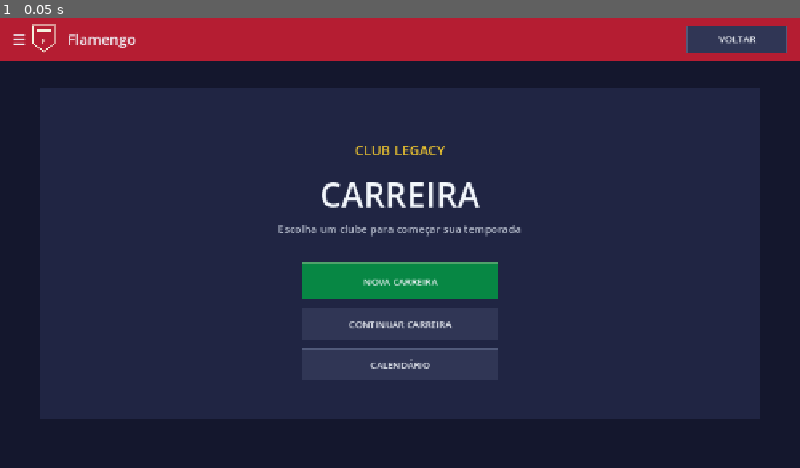
Above: before the commit, frame 1.
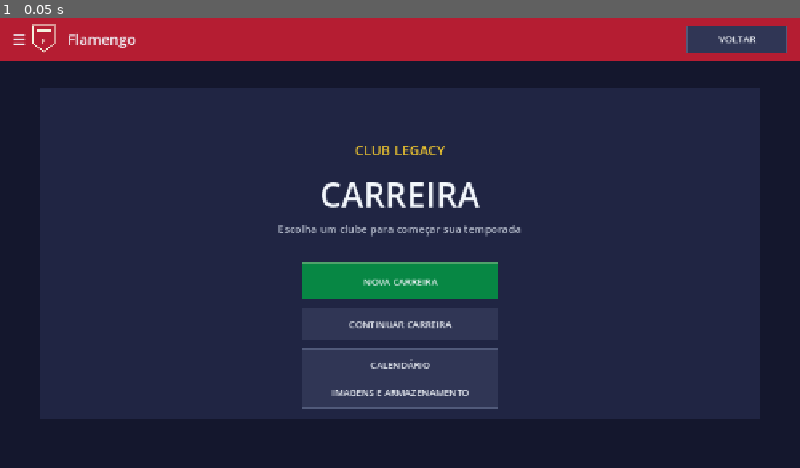
Above: after the commit, the same moment.

Repository: TeteuzinBr/Club-Legacy
Game: Godot game, scene res://Main.tscn
Two runs of this game, one before a commit and one after it. Both use one fixed random seed, a clock stepped at 60 frames per second and the inputs below.
Inputs:
- Up to frame 1 (0.05 s): no input

The runs differ from the first frame. In frame 1, 0.3% of the frame differs, in the area x 37-63%, y 82-87%.

Commit message:
Adicionar controle de download de imagens

Diff:
--- a/scripts/game.gd
+++ b/scripts/game.gd
@@ -112,6 +112,9 @@
 var active_asset_request: Dictionary = {}
 var asset_textures: Dictionary = {}
 var asset_requests_started: Dictionary = {}
+var asset_download_total := 0
+var asset_download_success := 0
+var asset_download_failures := 0
 
 func _ready() -> void:
 	rng.randomize()
@@ -202,6 +205,11 @@
 			if Rect2(484, 370, 312, 58).has_point(pos): screen = "select"
 			elif Rect2(484, 443, 312, 50).has_point(pos): _ensure_demo_career(); screen = "career"
 			elif Rect2(484, 508, 312, 50).has_point(pos): _ensure_demo_career(); screen = "calendar"
+			elif Rect2(484, 574, 312, 50).has_point(pos): screen = "assets"
+		"assets":
+			if Rect2(1124, 13, 136, 44).has_point(pos): screen = "home"
+			elif Rect2(384, 330, 512, 58).has_point(pos): _download_all_assets()
+			elif Rect2(384, 406, 512, 58).has_point(pos): _remove_cached_crests()
 		"select":
 			if Rect2(1120, 12, 132, 44).has_point(pos): _new_career()
 			elif Rect2(0, 0, 70, 68).has_point(pos): screen = "home"
@@ -902,6 +910,7 @@
 	draw_rect(Rect2(0, 0, W, H), BG, true)
 	match screen:
 		"home": _draw_home()
+		"assets": _draw_assets()
 		"select": _draw_select()
 		"squad": _draw_squad()
 		"career": _draw_career()
@@ -925,7 +934,7 @@
 	draw_rect(rect, Color("4fa26b") if active else Color("515a7a"), false, 1.0)
 	_label(text, rect.position.x + 10, rect.position.y + rect.size.y * 0.62, 15, TEXT, rect.size.x - 20, HORIZONTAL_ALIGNMENT_CENTER)
 
-func _remote_asset_texture(cache_key: String, url: String) -> Texture2D:
+func _cached_asset_texture(cache_key: String) -> Texture2D:
 	if asset_textures.has(cache_key): return asset_textures[cache_key] as Texture2D
 	var cache_path := "user://asset-cache/%s.svg" % cache_key
 	if FileAccess.file_exists(cache_path):
@@ -934,13 +943,80 @@
 		if cached_image.load_svg_from_string(cached_bytes.get_string_from_utf8()) == OK:
 			var cached_texture := ImageTexture.create_from_image(cached_image)
 			asset_textures[cache_key] = cached_texture
-			if not asset_requests_started.has(cache_key): _queue_asset_download(cache_key, url)
 			return cached_texture
-	if not asset_requests_started.has(cache_key): _queue_asset_download(cache_key, url)
 	return null
+
+func _download_all_assets() -> void:
+	if not active_asset_request.is_empty() or not asset_queue.is_empty(): return
+	asset_requests_started.clear()
+	asset_download_success = 0
+	asset_download_failures = 0
+	asset_queue.clear()
+	for league in LEAGUES:
+		var folder: String = str(league["folder"])
+		var flag_code: String = str(league["flag"])
+		_queue_asset_download("flags/4x3/%s" % flag_code, "https://raw.githubusercontent.com/lipis/flag-icons/refs/heads/main/flags/4x3/%s.svg" % flag_code)
+		for team in league["teams"]:
+			var file_name := _logo_file_name(str(team))
+			var key := "logos/%s/%s" % [folder, file_name]
+			var url := "https://raw.githubusercontent.com/JoseArroyave/football-logos/refs/heads/main/logos/%s/%s.svg" % [folder, file_name.uri_encode()]
+			_queue_asset_download(key, url)
+	asset_download_total = asset_queue.size() + (1 if not active_asset_request.is_empty() else 0)
+	if asset_download_total == 0: asset_download_total = asset_download_success + asset_download_failures
+
+func _remove_cached_crests() -> void:
+	var flags_left: Array[Dictionary] = []
+	for item in asset_queue:
+		if not str(item.get("key", "")).begins_with("logos/"): flags_left.append(item)
+	asset_queue = flags_left
+	if not active_asset_request.is_empty() and str(active_asset_request.get("key", "")).begins_with("logos/"):
+		active_asset_request["discard"] = true
+	for key in asset_textures.keys():
+		if str(key).begins_with("logos/"): asset_textures.erase(key)
+	for key in asset_requests_started.keys():
+		if str(key).begins_with("logos/"): asset_requests_started.erase(key)
+	var logo_cache_path := "user://asset-cache/logos"
+	_remove_cached_directory(logo_cache_path)
+	asset_download_total = asset_queue.size() + (1 if not active_asset_request.is_empty() and not bool(active_asset_request.get("discard", false)) else 0)
+	asset_download_success = 0
+	asset_download_failures = 0
+	queue_redraw()
+
+func _remove_cached_directory(path: String) -> void:
+	var directory := DirAccess.open(path)
+	if directory == null: return
+	directory.list_dir_begin()
+	var entry := directory.get_next()
+	while entry != "":
+		if entry != "." and entry != "..":
+			var child_path := path.path_join(entry)
+			if directory.current_is_dir(): _remove_cached_directory(child_path)
+			else: directory.remove(entry)
+		entry = directory.get_next()
+	directory.list_dir_end()
+	DirAccess.remove_absolute(ProjectSettings.globalize_path(path))
+
+func _logo_file_name(team: String) -> String:
+	var aliases := {
+		"Atlético-MG":"Atlético_Mineiro", "São Paulo":"São_Paulo", "Santos":"Santos_FC", "Grêmio":"Grêmio", "Internacional":"Internacional",
+		"Liverpool":"Liverpool_FC", "Manchester City":"Manchester_City", "Manchester United":"Manchester_United", "Newcastle":"Newcastle_United",
+		"Atlético de Madrid":"Atletico_Madrid", "Real Madrid":"Real_Madrid", "Real Sociedad":"Real_Sociedad", "Athletic Club":"Athletic_Club_Bilbao",
+		"Milan":"Milan", "Inter":"Inter", "Roma":"AS_Roma", "Porto":"FC_Porto", "Sporting CP":"Sporting_CP", "Vitória SC":"Vitória_de_Guimarães",
+		"Braga":"SC_Braga", "Famalicão":"Famalicao", "PSV":"PSV_Eindhoven", "Utrecht":"FC_Utrecht", "Heerenveen":"sc_Heerenveen", "AZ Alkmaar":"AZ_Alkmaar", "Sparta Rotterdam":"Sparta_Rotterdam",
+		"Boca Juniors":"Boca_Juniors", "River Plate":"River_Plate", "Racing Club":"Racing_Club", "Independiente":"Independiente", "Estudiantes":"Estudiantes_de_La_Plata", "Lanús":"Lanús", "San Lorenzo":"San_Lorenzo_de_Almagro",
+		"Inter Miami":"Inter_Miami_CF", "LA Galaxy":"Los_Angeles_Galaxy", "LAFC":"Los_Angeles_Football_Club", "Seattle Sounders":"Seattle_Sounders_FC",
+		"New York City":"New_York_City_Football_Club", "Portland Timbers":"Portland_Timbers", "Yokohama F. Marinos":"Yokohama_F._Marinos",
+		"Kashima Antlers":"Kashima_Antlers", "Urawa Reds":"Urawa_Reds", "Kawasaki Frontale":"Kawasaki_Frontale",
+		"Gamba Osaka":"Gamba_Osaka", "Cerezo Osaka":"Cerezo_Osaka", "Vissel Kobe":"Vissel_Kobe", "FC Tokyo":"FC_Tokyo",
+		"América":"Club_America", "Guadalajara":"CD_Guadalajara", "Cruz Azul":"Cruz_Azul", "Tigres":"Tigres_UANL", "Pumas":"UNAM_Pumas"
+	}
+	return str(aliases.get(team, team.replace(" ", "_")))
 
 func _queue_asset_download(cache_key: String, url: String) -> void:
 	asset_requests_started[cache_key] = true
+	if not active_asset_request.is_empty() or not asset_queue.is_empty():
+		asset_queue.append({"key":cache_key, "url":url})
+		return
 	asset_queue.append({"key":cache_key, "url":url})
 	_start_next_asset_download()
 
@@ -949,22 +1025,27 @@
 	active_asset_request = asset_queue.pop_front()
 	var error: Error = asset_http.request(str(active_asset_request["url"]))
 	if error != OK:
+		asset_download_failures += 1
 		active_asset_request = {}
 		_start_next_asset_download()
 
 func _on_asset_download_completed(_result: int, response_code: int, _headers: PackedStringArray, body: PackedByteArray) -> void:
-	if response_code == 200 and not active_asset_request.is_empty():
-		var image := Image.new()
-		if image.load_svg_from_string(body.get_string_from_utf8()) == OK:
-			var key: String = str(active_asset_request["key"])
-			asset_textures[key] = ImageTexture.create_from_image(image)
-			var cache_path := "user://asset-cache/%s.svg" % key
-			var absolute_dir := ProjectSettings.globalize_path(cache_path.get_base_dir())
-			DirAccess.make_dir_recursive_absolute(absolute_dir)
-			var cache_file := FileAccess.open(cache_path, FileAccess.WRITE)
-			if cache_file != null: cache_file.store_buffer(body)
-			queue_redraw()
+	if not active_asset_request.is_empty() and not bool(active_asset_request.get("discard", false)):
+		if response_code == 200:
+			var image := Image.new()
+			if image.load_svg_from_string(body.get_string_from_utf8()) == OK:
+				var key: String = str(active_asset_request["key"])
+				asset_textures[key] = ImageTexture.create_from_image(image)
+				var cache_path := "user://asset-cache/%s.svg" % key
+				var absolute_dir := ProjectSettings.globalize_path(cache_path.get_base_dir())
+				DirAccess.make_dir_recursive_absolute(absolute_dir)
+				var cache_file := FileAccess.open(cache_path, FileAccess.WRITE)
+				if cache_file != null: cache_file.store_buffer(body)
+				asset_download_success += 1
+			else: asset_download_failures += 1
+		else: asset_download_failures += 1
 	active_asset_request = {}
+	queue_redraw()
 	_start_next_asset_download()
 
 func _topbar(title: String, sub: String = "") -> void:
@@ -1057,6 +1138,26 @@
 	_button(Rect2(484, 392, 312, 58), "NOVA CARREIRA", true)
 	_button(Rect2(484, 465, 312, 50), "CONTINUAR CARREIRA")
 	_button(Rect2(484, 530, 312, 50), "CALENDÁRIO")
+	_button(Rect2(484, 574, 312, 50), "IMAGENS E ARMAZENAMENTO")
+
+func _draw_assets() -> void:
+	draw_rect(Rect2(0, 0, W, H), WSC_NAVY, true)
+	_topbar("IMAGENS E ARMAZENAMENTO", "BAIXE OU REMOVA ARQUIVOS DO JOGO")
+	_panel(Rect2(220, 130, 840, 500), Color("202543"))
+	_label("Bandeiras e escudos", 0, 205, 30, TEXT, W, HORIZONTAL_ALIGNMENT_CENTER)
+	_label("Baixe as imagens quando quiser. Elas ficam salvas neste aparelho.", 0, 246, 17, Color("bac1d0"), W, HORIZONTAL_ALIGNMENT_CENTER)
+	_label("Sem download, o jogo mostra versões simples que ocupam menos espaço.", 0, 274, 15, Color("bac1d0"), W, HORIZONTAL_ALIGNMENT_CENTER)
+	var is_downloading := not active_asset_request.is_empty() or not asset_queue.is_empty()
+	_button(Rect2(384, 330, 512, 58), "BAIXAR / ATUALIZAR ESCUDOS E BANDEIRAS", not is_downloading)
+	_button(Rect2(384, 406, 512, 58), "REMOVER ESCUDOS BAIXADOS")
+	if is_downloading:
+		var completed := asset_download_success + asset_download_failures
+		_label("Baixando imagens: %d de %d  •  %d falhas" % [completed, asset_download_total, asset_download_failures], 0, 510, 16, WSC_GOLD, W, HORIZONTAL_ALIGNMENT_CENTER)
+	elif asset_download_total > 0:
+		_label("Download concluído: %d imagens salvas  •  %d falhas" % [asset_download_success, asset_download_failures], 0, 510, 16, WSC_GOLD, W, HORIZONTAL_ALIGNMENT_CENTER)
+	else:
+		_label("Remover escudos preserva as bandeiras baixadas.", 0, 510, 16, MUTED, W, HORIZONTAL_ALIGNMENT_CENTER)
+	_label("Os escudos são baixados para os clubes disponíveis no jogo.", 0, 546, 13, MUTED, W, HORIZONTAL_ALIGNMENT_CENTER)
 
 func _draw_select() -> void:
 	draw_rect(Rect2(0, 0, W, H), Color("e8e9ec"), true)
@@ -1079,7 +1180,7 @@
 		if ResourceLoader.exists(flag_path): _draw_texture_fit(load(flag_path), flag_rect)
 		else:
 			var flag_code: String = str(LEAGUES[i]["flag"])
-			var flag_texture := _remote_asset_texture("flags/4x3/%s" % flag_code, "https://raw.githubusercontent.com/lipis/flag-icons/refs/heads/main/flags/4x3/%s.svg" % flag_code)
+			var flag_texture := _cached_asset_texture("flags/4x3/%s" % flag_code)
 			if flag_texture != null: _draw_texture_fit(flag_texture, flag_rect)
 			else: _draw_flag(flag_code, flag_rect)
 		_label(str(LEAGUES[i]["country"]), 108, row_y + 26, 14, Color("f1f2f4"), 172)
@@ -1101,28 +1202,13 @@
 	_label("←/→ muda o país  •  A/D muda o clube", 34, 690, 12, MUTED)
 
 func _draw_crest(team: String, league: Dictionary, rect: Rect2) -> void:
-	var aliases := {
-		"Atlético-MG":"Atlético_Mineiro", "São Paulo":"São_Paulo", "Santos":"Santos_FC", "Grêmio":"Grêmio", "Internacional":"Internacional",
-		"Liverpool":"Liverpool_FC", "Manchester City":"Manchester_City", "Manchester United":"Manchester_United", "Newcastle":"Newcastle_United",
-		"Atlético de Madrid":"Atletico_Madrid", "Real Madrid":"Real_Madrid", "Real Sociedad":"Real_Sociedad", "Athletic Club":"Athletic_Club_Bilbao",
-		"Milan":"Milan", "Inter":"Inter", "Roma":"AS_Roma", "Porto":"FC_Porto", "Sporting CP":"Sporting_CP", "Vitória SC":"Vitória_de_Guimarães",
-		"Braga":"SC_Braga", "Famalicão":"Famalicao", "PSV":"PSV_Eindhoven", "Utrecht":"FC_Utrecht", "Heerenveen":"sc_Heerenveen", "AZ Alkmaar":"AZ_Alkmaar", "Sparta Rotterdam":"Sparta_Rotterdam",
-		"Boca Juniors":"Boca_Juniors", "River Plate":"River_Plate", "Racing Club":"Racing_Club", "Independiente":"Independiente", "Estudiantes":"Estudiantes_de_La_Plata", "Lanús":"Lanús", "San Lorenzo":"San_Lorenzo_de_Almagro",
-		"Inter Miami":"Inter_Miami_CF", "LA Galaxy":"Los_Angeles_Galaxy", "LAFC":"Los_Angeles_Football_Club", "Seattle Sounders":"Seattle_Sounders_FC",
-		"New York City":"New_York_City_Football_Club", "Portland Timbers":"Portland_Timbers", "Yokohama F. Marinos":"Yokohama_F._Marinos",
-		"Kashima Antlers":"Kashima_Antlers", "Urawa Reds":"Urawa_Reds", "Kawasaki Frontale":"Kawasaki_Frontale",
-		"Gamba Osaka":"Gamba_Osaka", "Cerezo Osaka":"Cerezo_Osaka", "Vissel Kobe":"Vissel_Kobe", "FC Tokyo":"FC_Tokyo",
-		"América":"Club_America", "Guadalajara":"CD_Guadalajara", "Cruz Azul":"Cruz_Azul", "Tigres":"Tigres_UANL", "Pumas":"UNAM_Pumas"
-	}
-	var file_name: String = aliases.get(team, team.replace(" ", "_"))
+	var file_name := _logo_file_name(team)
 	var path := "res://assets/football-logos-source/logos/%s/%s.svg" % [league["folder"], file_name]
 	if ResourceLoader.exists(path):
 		_draw_texture_fit(load(path), rect)
 	else:
 		var folder: String = str(league["folder"])
-		var remote_path := "logos/%s/%s" % [folder, file_name]
-		var logo_url := "https://raw.githubusercontent.com/JoseArroyave/football-logos/refs/heads/main/logos/%s/%s.svg" % [folder, file_name.uri_encode()]
-		var logo_texture := _remote_asset_texture(remote_path, logo_url)
+		var logo_texture := _cached_asset_texture("logos/%s/%s" % [folder, file_name])
 		if logo_texture != null: _draw_texture_fit(logo_texture, rect)
 		else: _draw_fallback_crest(team, rect)
 
@@ -1200,9 +1286,12 @@
 	else:
 		var folder: String = str(league["folder"])
 		var cache_key := "logos/%s/%s" % [folder, file_name.trim_suffix(".svg")]
-		var logo_url := "https://raw.githubusercontent.com/JoseArroyave/football-logos/refs/heads/main/logos/%s/%s" % [folder, file_name.uri_encode()]
-		var logo_texture := _remote_asset_texture(cache_key, logo_url)
+		var logo_texture := _cached_asset_texture(cache_key)
 		if logo_texture != null: _draw_texture_fit(logo_texture, rect)
+		else:
+			draw_circle(rect.get_center(), minf(rect.size.x, rect.size.y) * 0.45, Color("35465e"))
+			var league_initial: String = str(league["country"]).substr(0, 1)
+			_label(league_initial, rect.position.x, rect.position.y + rect.size.y * 0.68, 20, WSC_GOLD, rect.size.x, HORIZONTAL_ALIGNMENT_CENTER)
 
 func _draw_texture_fit(texture: Texture2D, rect: Rect2) -> void:
 	var source_size := texture.get_size()
